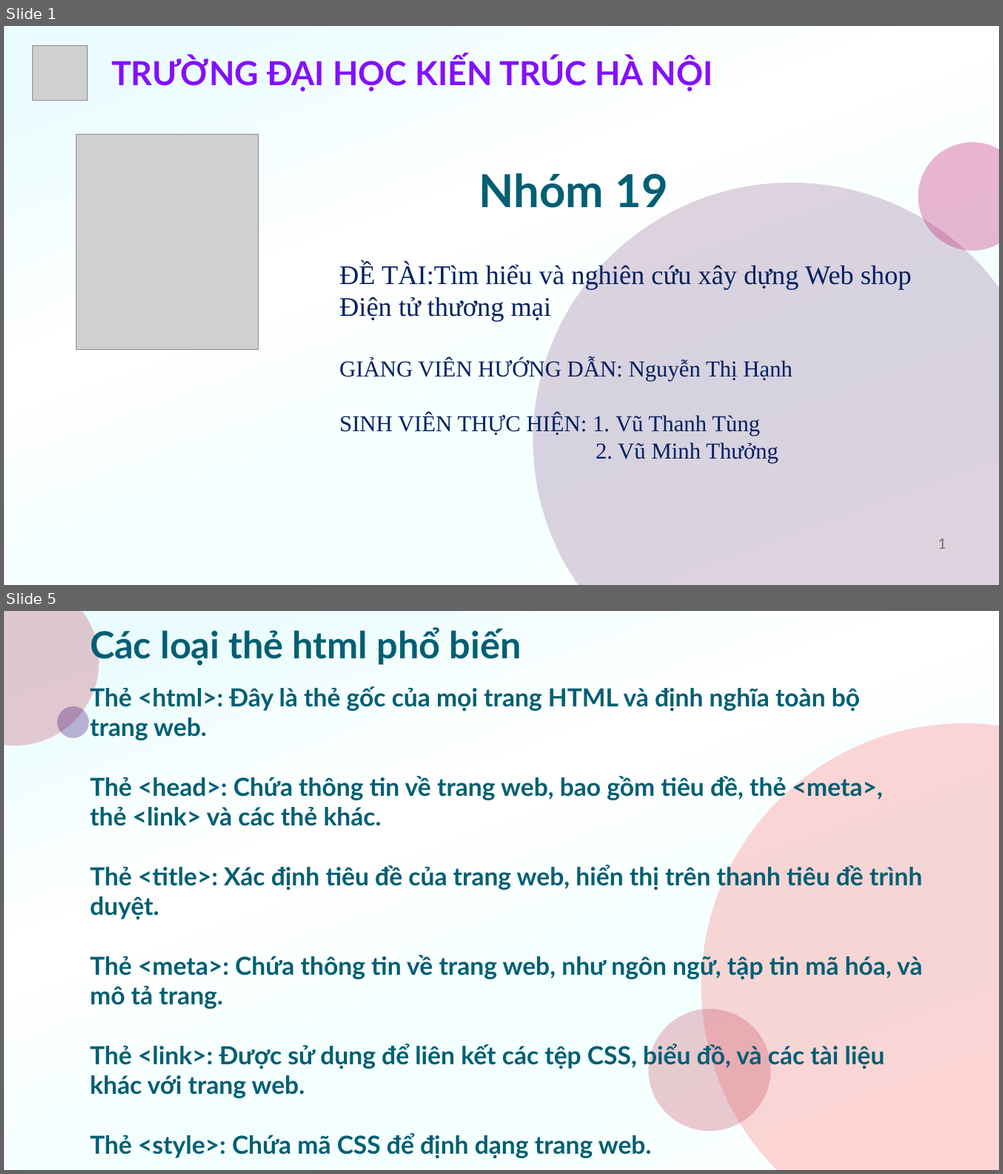
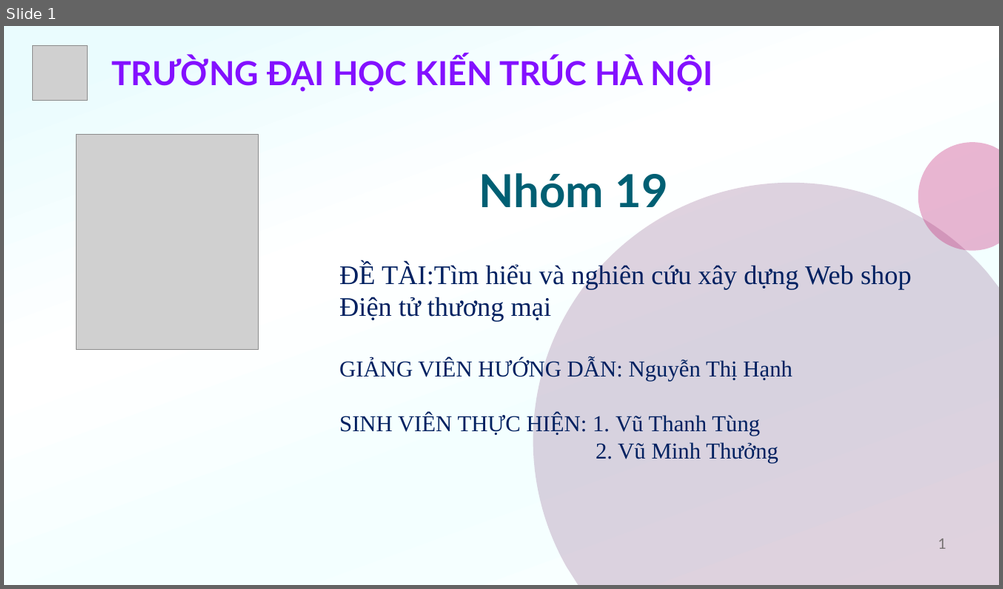
Before and after one commit to f12fullstack/NHOM19-CNWEB, a slide deck: NHOM19-CNWEB/NHÓM 19-HTMLCSSJS.pptx. Shown one above the other, each under a label of ours: slides 1 and 5 before the commit, slide 1 after it; the slides between them are not shown. The pictures are 1003x1174 and 1003x589 pixels, drawn with LibreOffice and Linux fonts; fonts in the diff are those of the drawing; grey boxes stand for pictures. Boxes give left, top, right and bottom in pixels: in the first picture for what was removed or moved away, otherwise in the second. Text is boxed around its words. In the diff, an @@ line names an element or a change of style, - is before the commit and + after.

```diff
--- a/NHOM19-CNWEB/NHÓM 19-HTMLCSSJS.pptx
+++ b/NHOM19-CNWEB/NHÓM 19-HTMLCSSJS.pptx
@@ slide 5 removed at [4, 611, 999, 1170], background gradient #EAFCFE to #FFFFFF to #F3FFFF to #FDFFFE @@
@@ freeform shape removed at [4, 611, 99, 746] @@
@@ text removed at [90, 627, 521, 665] @@
-Các loại thẻ html phổ biến
@@ title removed at [90, 685, 922, 1099] @@
-Thẻ <html>: Đây là thẻ gốc của mọi trang HTML và định nghĩa toàn bộ trang web.
-Thẻ <head>: Chứa thông tin về trang web, bao gồm tiêu đề, thẻ <meta>, thẻ <link> và các thẻ khác.
-Thẻ <title>: Xác định tiêu đề của trang web, hiển thị trên thanh tiêu đề trình duyệt.
-Thẻ <meta>: Chứa thông tin về trang web, như ngôn ngữ, tập tin mã hóa, và mô tả trang.
-Thẻ <link>: Được sử dụng để liên kết các tệp CSS, biểu đồ, và các tài liệu khác với trang web.
-Thẻ <style>: Chứa mã CSS để định dạng trang web.
@@ ellipse removed at [57, 706, 89, 738] @@
@@ freeform shape removed at [701, 723, 999, 1170] @@
@@ ellipse removed at [649, 1009, 771, 1132] @@
```
Also in this commit, not shown: 20 slides added, 28 other slides removed, 7 other files.
